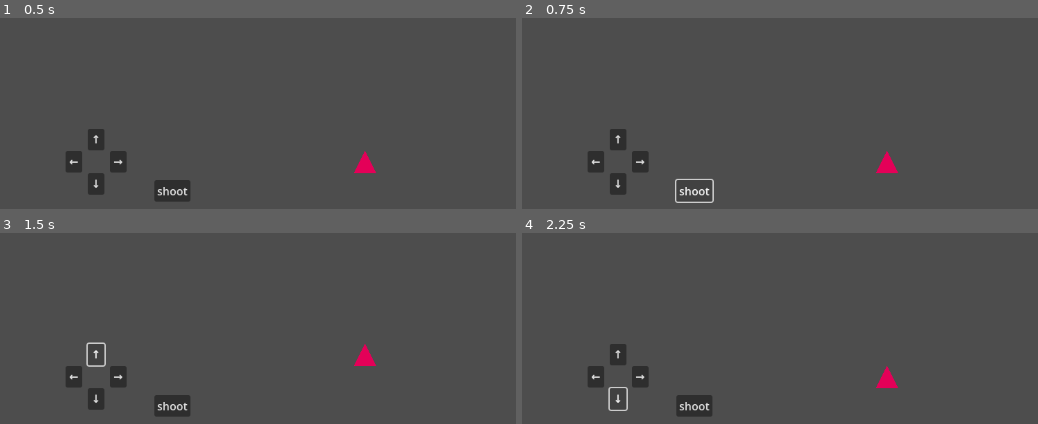
Above: before the commit, frames 1-4 (two rows, left to right).
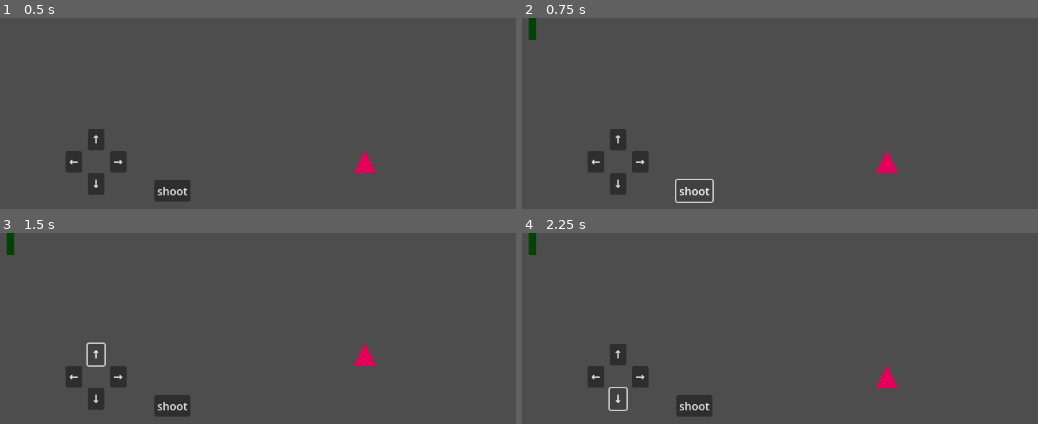
Above: after the commit, the same moments.

Repository: mjXmsdgh/game_gallery
Game: Godot game, scene res://game_scene/shooting/2_main/test/test_player.tscn
The game is run twice, just before and just after one commit, with the same random seed, the same clock (stepped at 60 frames per second) and the same inputs. This scene is started directly instead of the project's main scene.
Inputs:
- Up to frame 1 (0.5 s): no input
- Up to frame 2 (0.75 s): click "shoot" at 0.5 s
- Up to frame 3 (1.5 s): click "↑" at 1.25 s
- Up to frame 4 (2.25 s): click "↓" at 2 s

Frame 1 is identical in both runs. In frame 2, 0.2% of the frame differs, in the area x 1-3%, y 0-12%; in frame 3, 0.2%; in frame 4, 0.2%.

Commit message:
add  bullet

Diff:
--- a/game_scene/shooting/2_main/shooting_player.gd
+++ b/game_scene/shooting/2_main/shooting_player.gd
@@ -1,5 +1,5 @@
 extends CharacterBody2D
-
+var BulletScene=preload("res://game_scene/shooting/2_main/bullet.tscn")
 
 const TILE_SIZE=32
 
@@ -28,6 +28,18 @@
 	position=new_position
 
 
+func shoot() -> void:
+	print("shoot")
+	var bullet_instance=BulletScene.instantiate()
+
+	if bullet_instance==null:
+		print("error")
+		return
+
+	bullet_instance.position=Vector2(0,0)
+	get_parent().add_child(bullet_instance)
+
+
 func _on_button_up_pressed() -> void:
 	var velocity=Vector2(0,-1)
 	self.move(velocity)
@@ -49,4 +61,4 @@
 
 
 func _on_button_shoot_pressed() -> void:
-	print("test")
+	self.shoot()
